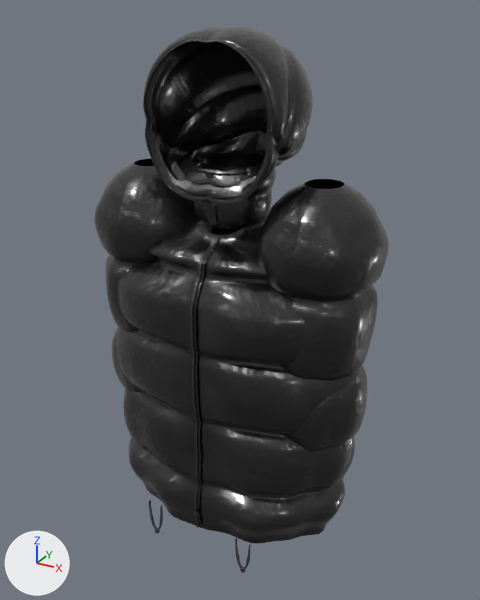
One commit to the glTF model assets/glossy-hooded-puffer.glb: the scene before it, then after it.
Camera for both pictures: a camera (50 mm lens) standing at (0.594, -1.051, 1.691) and looking at (0.008, 0.014, 1.158). Lighting does not change. The marker at lower left points along +X, +Y and +Z. The picture after the commit comes second. Vertices at exactly the same position are counted once.

Objects in the first picture: 'Hood mouth edge#5', 'Measured garment body#0', 'Quilted hood#4', 'Sleeve#18', 'Sleeve#22', 'Stand collar#2', 'Zip tape#6' and 7 more.
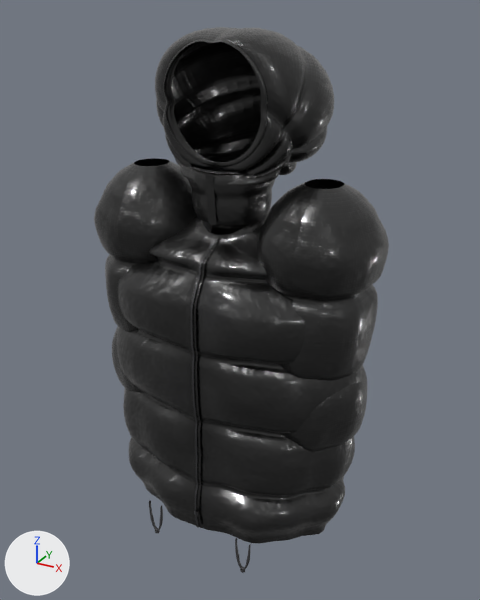
Location of each change, (x1, y1, x2, y2) in pixels of the pictures (480 x 600 px):
'Quilted hood#4', reshaped (11% shorter): before (143, 27, 313, 205); after (155, 27, 334, 186)
'Hood mouth edge#5', reshaped (20% narrower, 24% shorter): before (143, 39, 273, 206); after (163, 40, 267, 167)

What changed in the scene script:
```text
Change me_quilted_hood_4:
    used by ob_quilted_hood_4; location = (0.0, 0.0, 0.0)
    remove me_quilted_hood_4.from_pydata(...)  # 5529 vertices, 10752 faces; spans x -0.145..0.145, y -0.093..0.14, z 1.379..1.662
    add me_quilted_hood_4.from_pydata(...)  # 5529 vertices, 10752 faces; spans x -0.169..0.169, y -0.075..0.176, z 1.412..1.661
    me_quilted_hood_4 part 1: 5529 of 5529 vertices moved; they spanned x -0.145..0.145, y -0.093..0.14, z 1.379..1.662 and now span x -0.169..0.169, y -0.075..0.176, z 1.412..1.661; mean shift (0.0, 0.025, 0.014)
Change me_hood_mouth_edge_5:
    used by ob_hood_mouth_edge_5; location = (0.0, 0.0, 0.0)
    remove me_hood_mouth_edge_5.from_pydata(...)  # 776 vertices, 1344 faces; spans x -0.124..0.124, y -0.094..-0.073, z 1.378..1.645
    add me_hood_mouth_edge_5.from_pydata(...)  # 776 vertices, 1344 faces; spans x -0.1..0.1, y -0.071..-0.051, z 1.437..1.644
    me_hood_mouth_edge_5 part 2: 776 of 776 vertices moved; they spanned x -0.124..0.124, y -0.094..-0.073, z 1.378..1.645 and now span x -0.1..0.1, y -0.071..-0.051, z 1.437..1.644; mean shift (0.0, 0.025, 0.031)
```
